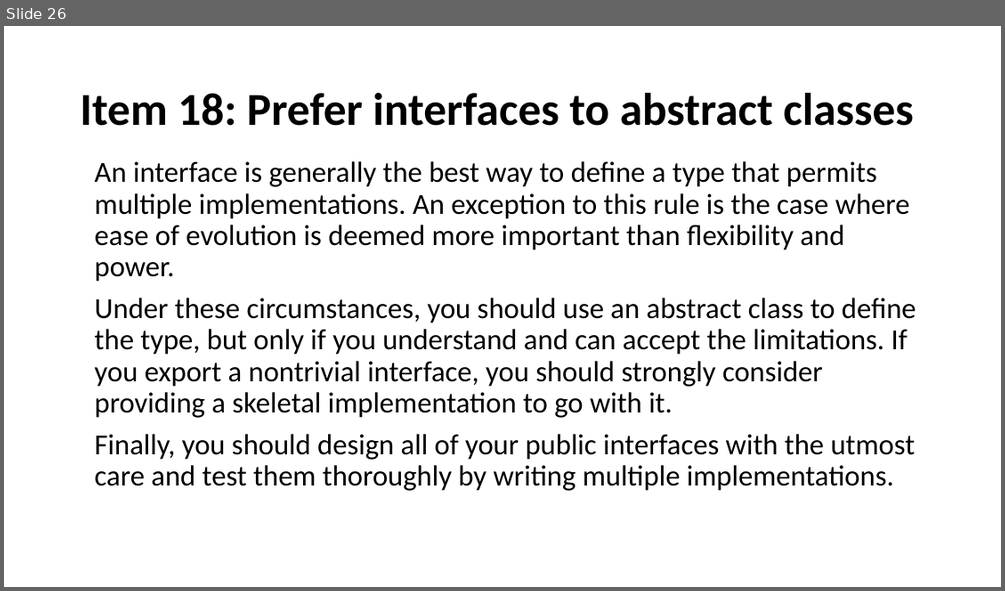
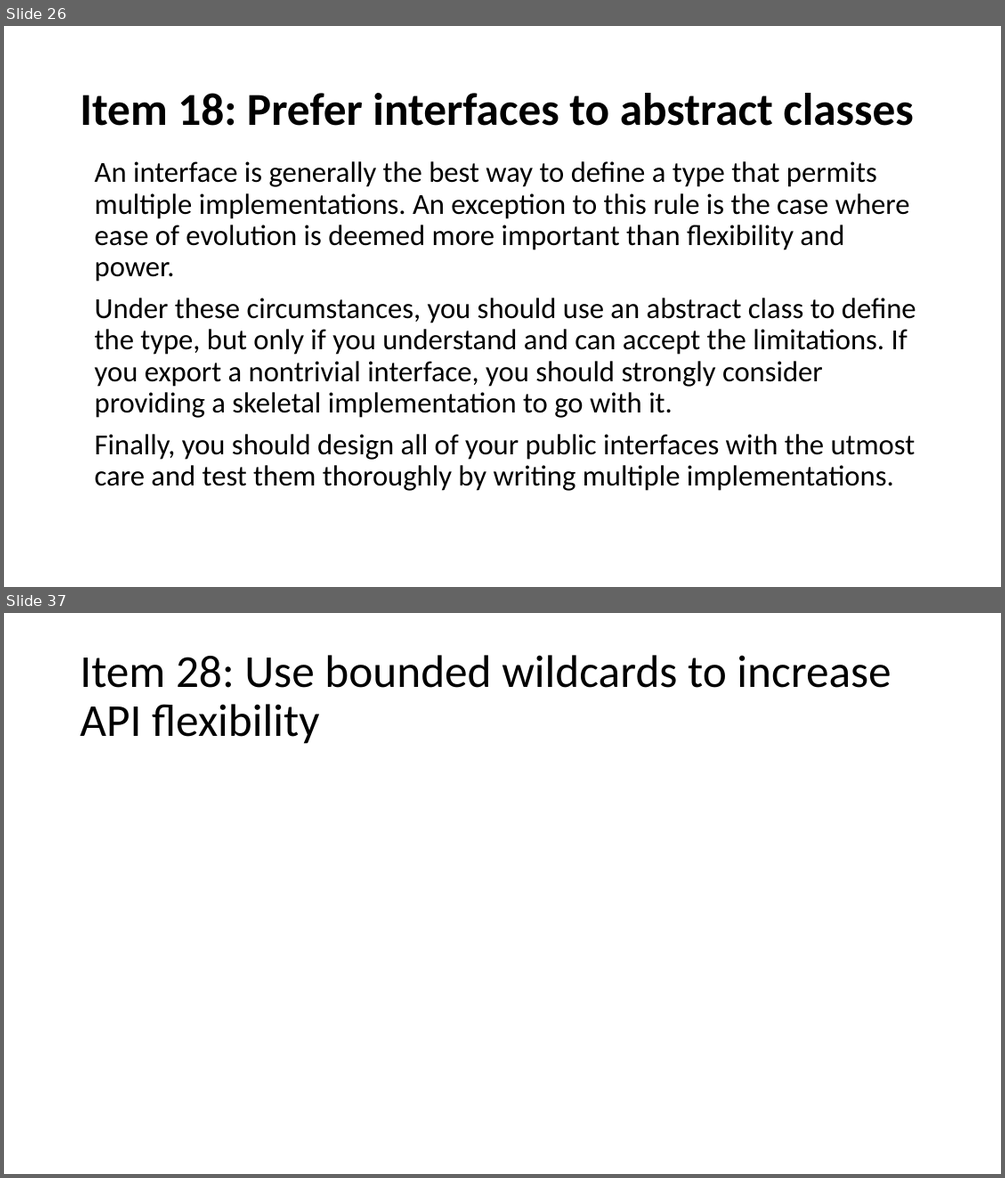
Before and after one commit to javamaster-llc/effective-java-examples-master, a slide deck: Study of Effective Java™.pptx. Shown one above the other, each under a label of ours: slide 26 before the commit, slides 26 and 37 after it; the slides between them are not shown. The pictures are 1005x591 and 1005x1178 pixels, drawn with LibreOffice and Linux fonts; fonts in the diff are those of the drawing. Boxes give left, top, right and bottom in pixels: in the first picture for what was removed or moved away, otherwise in the second. Text is boxed around its words. In the diff, an @@ line names an element or a change of style, - is before the commit and + after.

```diff
--- a/Study of Effective Java™.pptx
+++ b/Study of Effective Java™.pptx
@@ slide 37 added at <box>4,613,1001,1174</box>, background #FFFFFF @@
@@ title added at <box>80,655,890,744</box>, 44 pt, text #000000 @@
+Item 28: Use bounded wildcards to increase API flexibility
```
Also in this commit, not shown: 2 slides changed, 24 other slides added.
